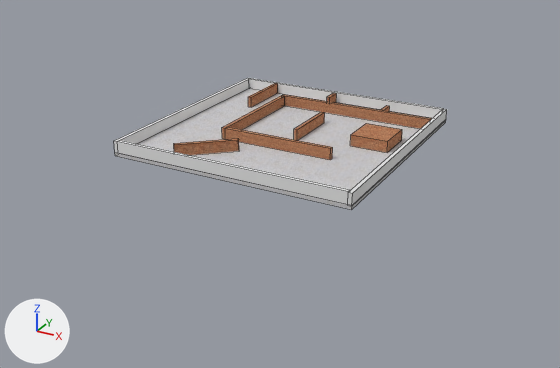
An edit to the Blender file Assets/Models/Level1.blend, drawn before and after from the same camera.
The view is the same before and after, from a camera (50 mm lens) standing at (181.0, -339.0, 142.0) and looking at (1.0, -12.0, -21.0). Lighting does not change. The marker at lower left points along +X, +Y and +Z. Mesh edges are drawn as thin lines.
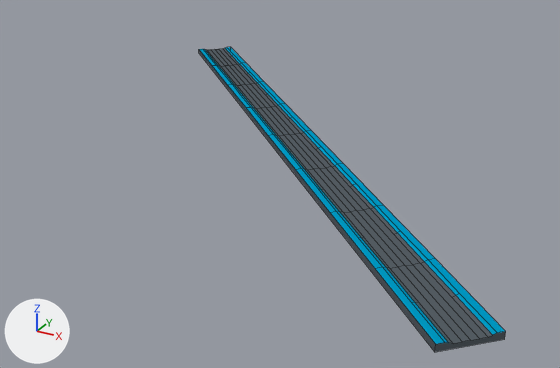
Commit message: update level 1

Where the change shows, as pixel boxes (x1, y1, x2, y2) in the pictures (560 x 368 px):
'Cube', reshaped, turned, rescaled
    before: (115, 88, 446, 209)
    after: (199, 47, 506, 352)
'Cube.003', deleted
    before: (117, 140, 350, 204)
'Cube.004', deleted
    before: (249, 78, 443, 118)
'Cube.005', deleted (brown)
    before: (283, 94, 432, 129)
'Cube.001', deleted
    before: (114, 78, 250, 153)
'Cube.002', deleted
    before: (348, 109, 447, 206)
'Cube.006', deleted (brown)
    before: (225, 127, 333, 160)
'Cube.009', deleted (brown)
    before: (350, 123, 402, 153)
'Cube.013', deleted (brown)
    before: (174, 138, 239, 155)
'Cube.007', deleted (brown)
    before: (222, 95, 285, 139)
'Cube.008', deleted (brown)
    before: (294, 112, 325, 140)
'Cube.010', deleted
    before: (248, 83, 278, 107)
'Cube.011', deleted
    before: (327, 93, 337, 103)
'Cube.012', deleted
    before: (381, 105, 390, 112)

The change, as a list of edits to the scene's bpy script:
```text
Change me_cube_001:
    used by ob_cube; location = (0.0, 0.0, 0.0); scale = (64.0, 64.0, 1.0)
    remove me_cube_001.from_pydata(...)  # 8 vertices, 6 faces; spans x -1.0..1.0, y -1.0..1.0, z 0.0..2.0
    remove me_cube_001.materials.append(mat_rock)  # picture img_rock_jpg
    add me_cube_001.from_pydata(...)  # 151 vertices, 117 faces; spans x -1.0..1.0, y -1.0..1.0, z 0.0..2.98
    me_cube_001 part 1
    4 vertices are removed from x -1.0..1.0, y -1.0..1.0, z 2.0
    5 faces are deleted
    34 vertices are added at x -1.0..1.0, y -1.0..1.0, z 2.0..2.98
    30 new vertices lie (0.12, 0.0, 0.0) away from vertices in x -1.0..0.88, y -0.75..0.75, z 2.0..2.98
    24 new vertices lie (-0.13, 0.0, 0.0) away from vertices in x -0.62..0.88, y -0.75..0.75, z 2.0..2.98
    18 new vertices lie (0.12, 0.0, 0.0) away from vertices in x -0.5..0.5, y -0.75..0.75, z 2.0..2.98
    16 new vertices lie (0.0, 0.25, 0.0) away from vertices in x -1.0..1.0, y -0.5..0.75, z 2.0..2.98
    16 new vertices lie (0.0, -0.25, 0.0) away from vertices in x -1.0..1.0, y -0.75..0.5, z 2.0..2.98
    9 new vertices lie (0.0, 0.25, 0.0) away from vertices in x -1.0..1.0, y -0.25, z 2.0
    68 new faces join them, mat_navy (dark grey #565f65)
    48 new faces join them, mat_dark_blue (cyan #009ac4)
    add me_cube_001.materials.append(mat_navy)  # dark grey #565f65
    add me_cube_001.materials.append(mat_dark_blue)  # cyan #009ac4
Remove ob_cube_013:
    ob_cube_013 = bpy.data.objects.new('Cube.013', me_cube_017)
Remove ob_cube_012:
    ob_cube_012 = bpy.data.objects.new('Cube.012', me_cube_016)
Remove ob_cube_011:
    ob_cube_011 = bpy.data.objects.new('Cube.011', me_cube_015)
Remove ob_cube_010:
    ob_cube_010 = bpy.data.objects.new('Cube.010', me_cube_014)
Remove ob_cube_009:
    ob_cube_009 = bpy.data.objects.new('Cube.009', me_cube_013)
Remove ob_cube_008:
    ob_cube_008 = bpy.data.objects.new('Cube.008', me_cube_012)
Remove ob_cube_007:
    ob_cube_007 = bpy.data.objects.new('Cube.007', me_cube_011)
Remove ob_cube_006:
    ob_cube_006 = bpy.data.objects.new('Cube.006', me_cube_010)
Remove ob_cube_005:
    ob_cube_005 = bpy.data.objects.new('Cube.005', me_cube_009)
Remove ob_cube_001:
    ob_cube_001 = bpy.data.objects.new('Cube.001', me_cube_008)
Remove ob_cube_003:
    ob_cube_003 = bpy.data.objects.new('Cube.003', me_cube_006)
Remove ob_cube_004:
    ob_cube_004 = bpy.data.objects.new('Cube.004', me_cube_005)
Remove ob_cube_002:
    ob_cube_002 = bpy.data.objects.new('Cube.002', me_cube_003)
Change ob_cube:
    ob_cube.rotation_euler: (0.0, 0.0, 0.0) -> (0.0, 0.0, -0.785)  # degrees (0, 0, 0) -> degrees (0, 0, -45)
    ob_cube.scale: (64.0, 64.0, 1.0) -> (192.0, 12.0, 1.0)
```
